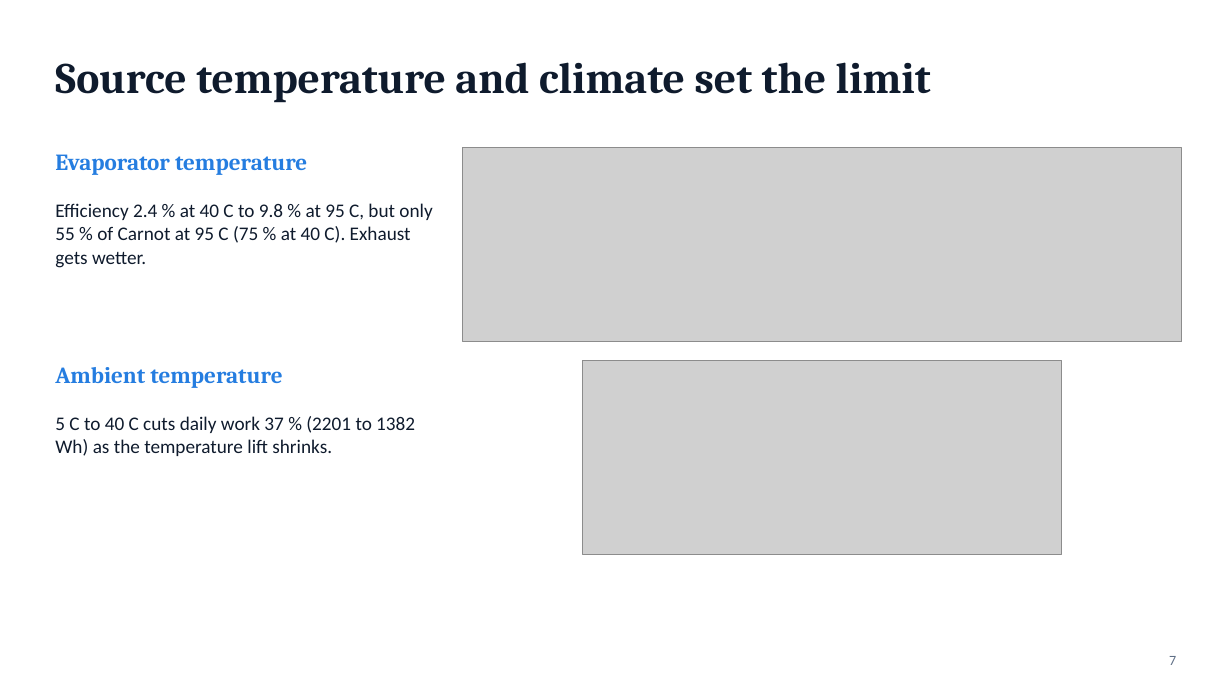
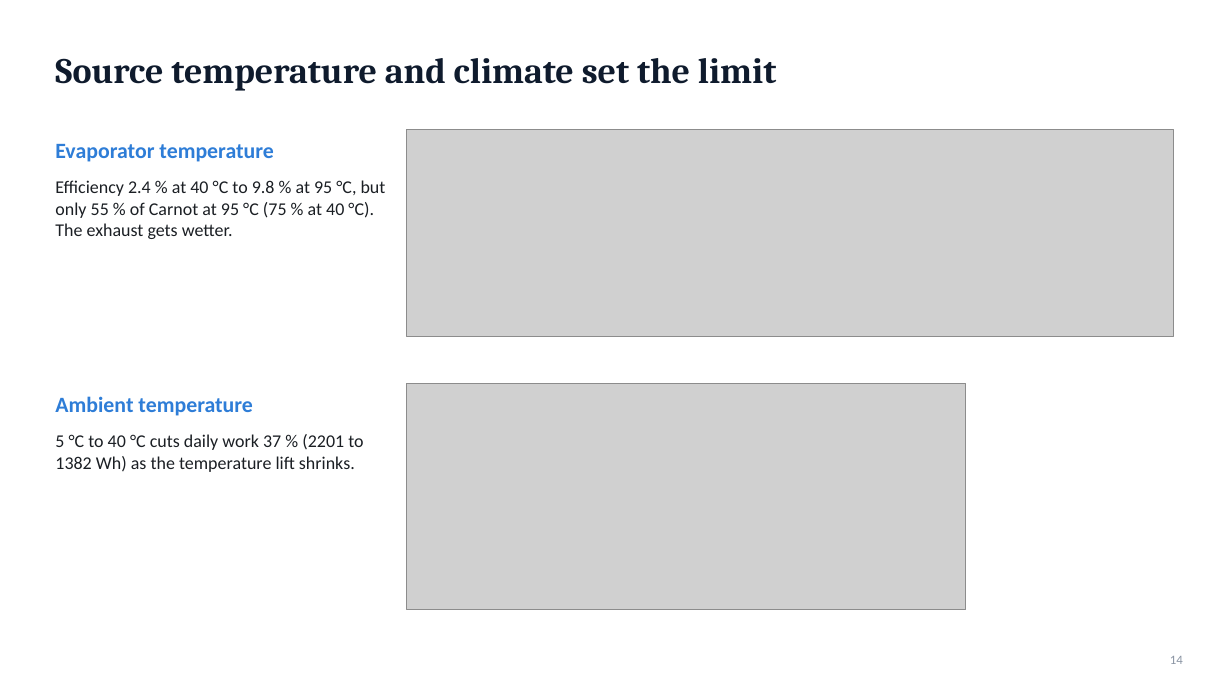
Before and after one commit to markwusc/301finalproject, a slide deck: slide 14 of presentation/Solar_Rankine_Lab_Presentation.pptx (slide 7 before the commit). Drawn at 1232x693 pixels with LibreOffice and Linux fonts; fonts in the diff are those of the drawing; grey boxes stand for pictures. Boxes give left, top, right and bottom in pixels: in the first picture for what was removed or moved away, otherwise in the second. Text is boxed around its words. In the diff, an @@ line names an element or a change of style, - is before the commit and + after.

```diff
--- a/presentation/Solar_Rankine_Lab_Presentation.pptx
+++ b/presentation/Solar_Rankine_Lab_Presentation.pptx
@@ title "Source temperature and climate set ..." at bbox=[55, 58, 776, 91]: size 34 to 28 pt @@
@@ text "Evaporator temperature": place and size @@
-text "Evaporator temperature" at bbox=[55, 154, 307, 175]
+text "Evaporator temperature" at bbox=[55, 144, 273, 162]
@@ text "Evaporator temperature" at bbox=[55, 144, 273, 162]: size 18 to 17 pt, font Cambria to Calibri, text colour #257DE0 to #2E7DD7; vertical alignment top to middle @@
@@ picture: place and size @@
-picture at bbox=[463, 148, 1182, 342]
+picture at bbox=[407, 129, 1174, 336]
@@ text at bbox=[55, 180, 386, 239]: text changed; size 15 to 14 pt; text colour #0F1B2D to #1B1F24 @@
-Efficiency 2.4 % at 40 C to 9.8 % at 95 C, but only 55 % of Carnot at 95 C (75 % at 40 C). Exhaust gets wetter.
+Efficiency 2.4 % at 40 °C to 9.8 % at 95 °C, but only 55 % of Carnot at 95 °C (75 % at 40 °C). The exhaust gets wetter.
@@ text "Ambient temperature" at bbox=[55, 396, 252, 416]: size 18 to 17 pt, font Cambria to Calibri, text colour #257DE0 to #2E7DD7; vertical alignment top to middle @@
@@ text "Ambient temperature": place and size @@
-text "Ambient temperature" at bbox=[55, 367, 282, 388]
+text "Ambient temperature" at bbox=[55, 396, 252, 416]
@@ picture added at bbox=[407, 384, 966, 610] @@
@@ picture removed at bbox=[583, 360, 1063, 555] @@
@@ text at bbox=[55, 434, 363, 472]: text changed; size 15 to 14 pt; text colour #0F1B2D to #1B1F24 @@
-5 C to 40 C cuts daily work 37 % (2201 to 1382 Wh) as the temperature lift shrinks.
+5 °C to 40 °C cuts daily work 37 % (2201 to 1382 Wh) as the temperature lift shrinks.
@@ page number removed at bbox=[1169, 656, 1176, 665] @@
-7
@@ page number added at bbox=[1170, 656, 1183, 664], 10 pt, text #8A94A3 @@
+14
```
Also in this commit, not shown: 6 other slides changed, 13 slides added, 6 slides removed, 1 other file.
